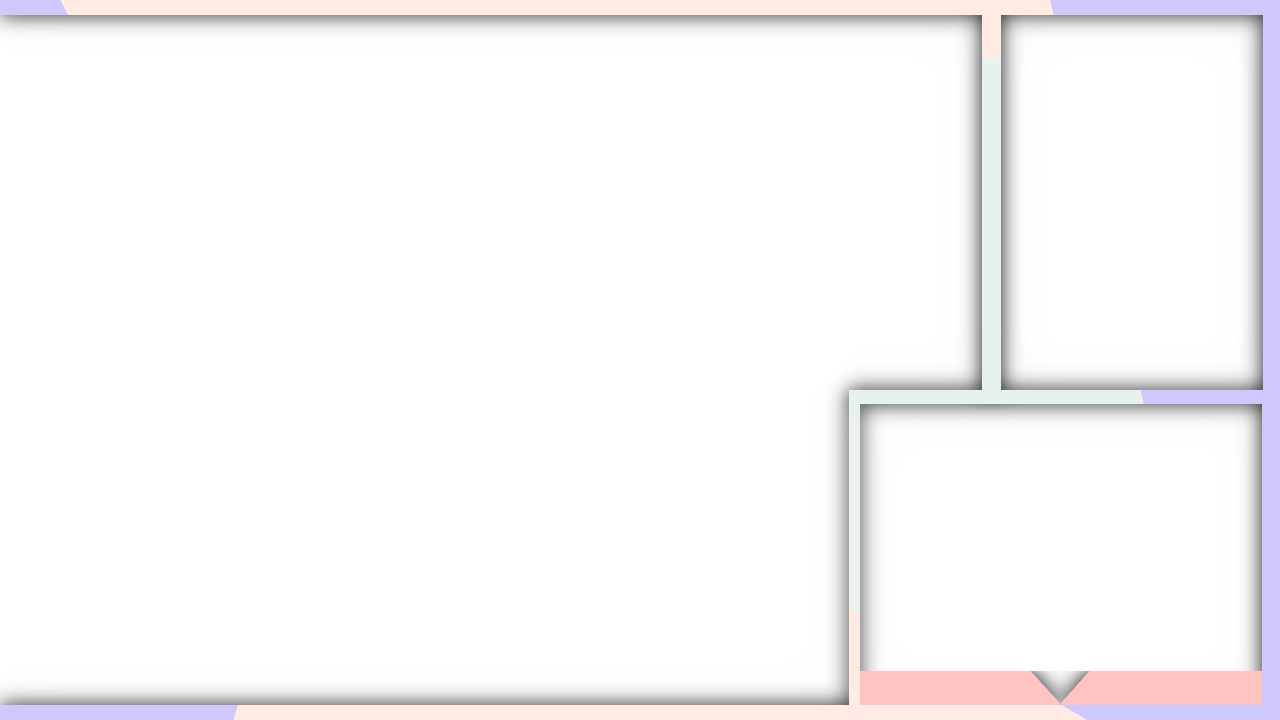
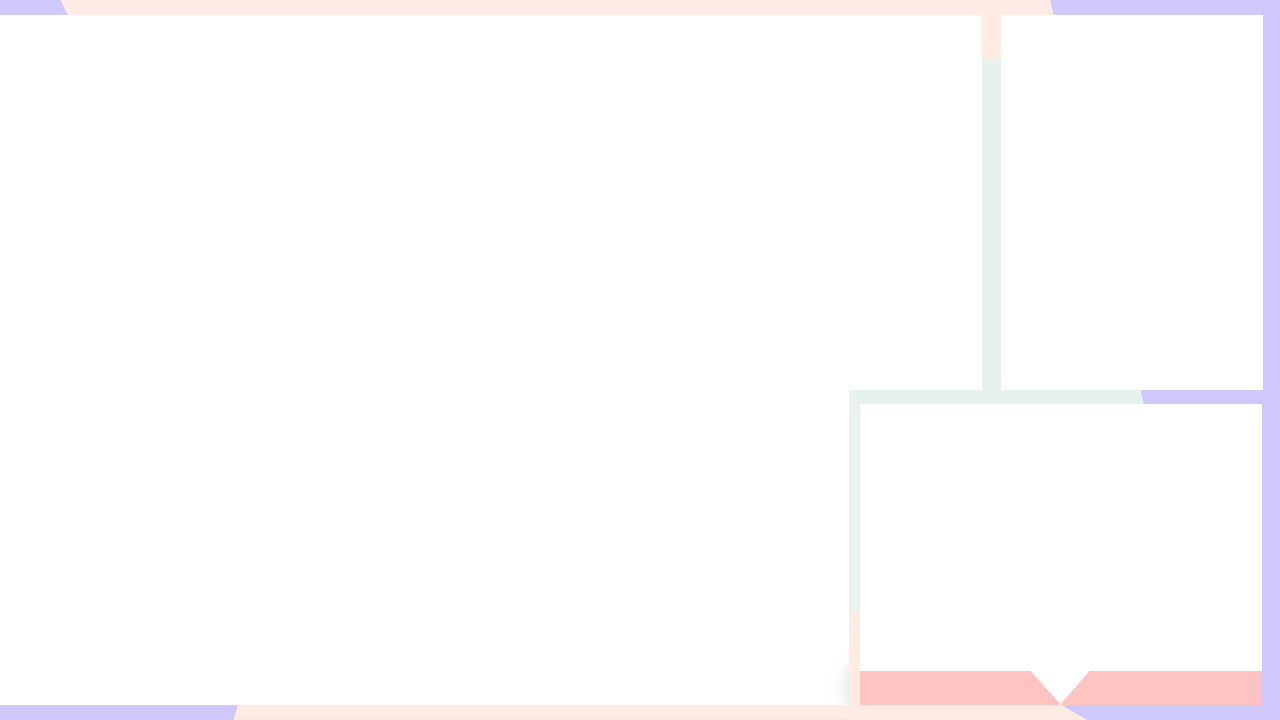
Before/after of a 1280 × 720 layered artwork. What changed in the layer stack:
painted on "Frame" over 0, 15, 1263, 718
renamed "Commentator" to "CommentatorDoubleWithoutBlur", painted on it over 822, 631, 1262, 718
hid "White" over 0, 15, 1263, 718
